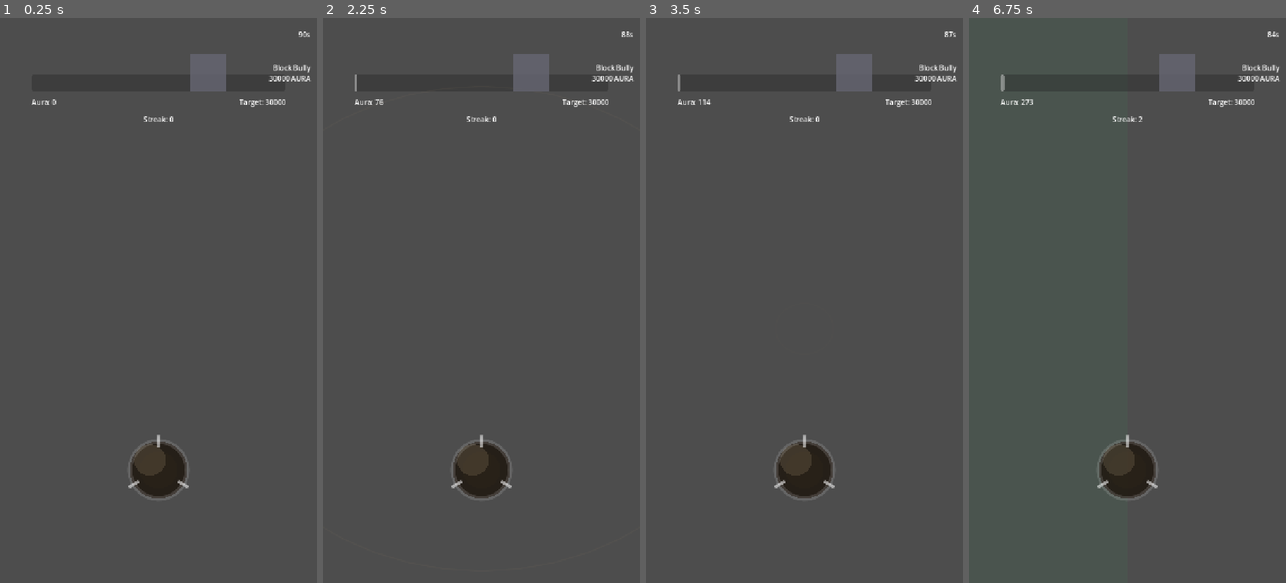
Above: before the commit, frames 1-4 (left to right).
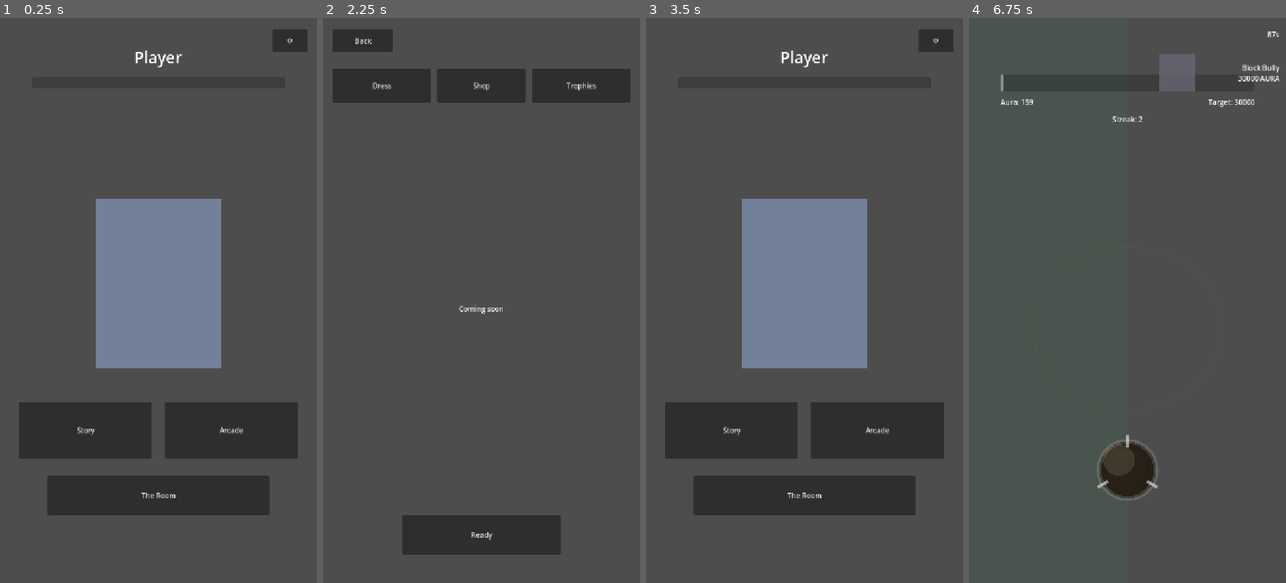
Above: after the commit, the same moments.

Repository: engjuliocez4r/auramax
Game: Godot game, scene res://scenes/home.tscn
The game is run twice, just before and just after one commit, with the same random seed, the same clock (stepped at 60 frames per second) and the same inputs. Before the commit the project starts from res://scenes/duel.tscn.
Inputs (mouse positions are in pixels of both pictures, inside the frame that each line leads up to):
- Up to frame 1 (0.25 s): no input
- Up to frame 2 (2.25 s): click (614, 40) at 0.5 s, where only the run after the commit has a clickable "⚙"; click (361, 40) at 1.25 s, where only the run after the commit has a clickable "Back"; click (481, 498) at 2 s, where only the run after the commit has a clickable "The Room"
- Up to frame 3 (3.5 s): click (684, 40) at 2.75 s, where only the run after the commit has a clickable "Back"
- Up to frame 4 (6.75 s): click (1054, 430) at 3.5 s, where only the run after the commit has a clickable "Story"; tap Enter at 4.25, 5.75 s; move the mouse to (1197, 272) at 4.27 s; click (1197, 272) at 4.42 s; tap Space at 5, 6.5 s; drag from (1064, 328) to (1111, 413) at 5.02 s; move the mouse to (1159, 176) at 5.77 s; click (1159, 176) at 5.92 s; drag from (1111, 413) to (1032, 215) at 6.52 s

The runs differ from the first frame. In frame 1, 27% of the frame differs, in the area x 6-99%, y 2-88%; in frame 2, 9.7%; in frame 3, 27%; in frame 4, less than 0.1%.

Commit message:
Skeleton screens: Home, The Room, and Settings, wired to existing systems

Diff:
--- a/assets/i18n/announcer_lines.csv
+++ b/assets/i18n/announcer_lines.csv
@@ -43,3 +43,16 @@
 game_over_watch_ad_button,Watch Video (+Time),Ver Vídeo (+Tempo),Ver Vídeo (+Tiempo),Voir la Vidéo (+Temps),Video Ansehen (+Zeit),Guarda Video (+Tempo)
 game_over_spend_coins_button,Spend %d Coins (+Time),Gastar %d Moedas (+Tempo),Gastar %d Monedas (+Tiempo),Dépenser %d Pièces (+Temps),%d Münzen Ausgeben (+Zeit),Spendi %d Monete (+Tempo)
 game_over_accept_defeat_button,Accept Defeat,Aceitar Derrota,Aceptar Derrota,Accepter la Défaite,Niederlage Akzeptieren,Accetta la Sconfitta
+ui_game_title,Auramax 67,Auramax 67,Auramax 67,Auramax 67,Auramax 67,Auramax 67
+ui_settings_icon,⚙,⚙,⚙,⚙,⚙,⚙
+ui_coming_soon,Coming soon,Em breve,Próximamente,Bientôt disponible,Demnächst,Prossimamente
+ui_flag_label,Flag,Bandeira,Bandera,Drapeau,Flagge,Bandiera
+ui_avatar_gender_label,Avatar Gender,Género do Avatar,Género del Avatar,Genre de l'Avatar,Avatar-Geschlecht,Genere Avatar
+nav_back_button,Back,Voltar,Volver,Retour,Zurück,Indietro
+home_story_button,Story,História,Historia,Histoire,Geschichte,Storia
+home_arcade_button,Arcade,Arcade,Arcade,Arcade,Arcade,Arcade
+home_the_room_button,The Room,O Quarto,La Habitación,La Chambre,Das Zimmer,La Stanza
+room_tab_dress,Dress,Vestir,Vestir,Habiller,Anziehen,Vestire
+room_tab_shop,Shop,Loja,Tienda,Boutique,Shop,Negozio
+room_tab_trophies,Trophies,Troféus,Trofeos,Trophées,Trophäen,Trofei
+room_ready_button,Ready,Pronto,Listo,Prêt,Bereit,Pronto
--- a/project.godot
+++ b/project.godot
@@ -11,7 +11,7 @@
 [application]
 
 config/name="Auramax 67"
-run/main_scene="res://scenes/duel.tscn"
+run/main_scene="res://scenes/home.tscn"
 config/features=PackedStringArray("4.7", "Mobile")
 config/icon="res://icon.svg"
 
--- /dev/null
+++ b/scenes/back_button.tscn
@@ -0,0 +1,11 @@
+[gd_scene load_steps=2 format=3]
+
+[ext_resource type="Script" path="res://scripts/back_button.gd" id="1"]
+
+[node name="BackHomeButton" type="Button"]
+anchor_left = 0.03
+anchor_right = 0.22
+anchor_top = 0.02
+anchor_bottom = 0.06
+text = ""
+script = ExtResource("1")
--- /dev/null
+++ b/scenes/home.tscn
@@ -0,0 +1,63 @@
+[gd_scene load_steps=2 format=3]
+
+[ext_resource type="Script" path="res://scripts/home.gd" id="1"]
+
+[node name="Home" type="Control"]
+anchor_right = 1.0
+anchor_bottom = 1.0
+script = ExtResource("1")
+
+[node name="NameLabel" type="Label" parent="."]
+anchor_left = 0.05
+anchor_right = 0.95
+anchor_top = 0.04
+anchor_bottom = 0.1
+mouse_filter = 2
+theme_override_font_sizes/font_size = 36
+horizontal_alignment = 1
+vertical_alignment = 1
+text = ""
+
+[node name="RankBar" type="ProgressBar" parent="."]
+anchor_left = 0.1
+anchor_right = 0.9
+anchor_top = 0.105
+anchor_bottom = 0.125
+mouse_filter = 2
+show_percentage = false
+
+[node name="SettingsButton" type="Button" parent="."]
+anchor_left = 0.86
+anchor_right = 0.97
+anchor_top = 0.02
+anchor_bottom = 0.06
+text = ""
+
+[node name="AvatarPlaceholder" type="ColorRect" parent="."]
+anchor_left = 0.3
+anchor_right = 0.7
+anchor_top = 0.32
+anchor_bottom = 0.62
+mouse_filter = 2
+color = Color(0.45, 0.5, 0.6, 1)
+
+[node name="StoryButton" type="Button" parent="."]
+anchor_left = 0.06
+anchor_right = 0.48
+anchor_top = 0.68
+anchor_bottom = 0.78
+text = ""
+
+[node name="ArcadeButton" type="Button" parent="."]
+anchor_left = 0.52
+anchor_right = 0.94
+anchor_top = 0.68
+anchor_bottom = 0.78
+text = ""
+
+[node name="TheRoomButton" type="Button" parent="."]
+anchor_left = 0.15
+anchor_right = 0.85
+anchor_top = 0.81
+anchor_bottom = 0.88
+text = ""
--- /dev/null
+++ b/scenes/settings.tscn
@@ -0,0 +1,168 @@
+[gd_scene load_steps=3 format=3]
+
+[ext_resource type="Script" path="res://scripts/settings.gd" id="1"]
+[ext_resource type="PackedScene" path="res://scenes/back_button.tscn" id="2"]
+
+[node name="Settings" type="Control"]
+anchor_right = 1.0
+anchor_bottom = 1.0
+script = ExtResource("1")
+
+[node name="BackButton" parent="." instance=ExtResource("2")]
+
+[node name="TitleLabel" type="Label" parent="."]
+anchor_left = 0.05
+anchor_right = 0.95
+anchor_top = 0.08
+anchor_bottom = 0.13
+mouse_filter = 2
+horizontal_alignment = 1
+vertical_alignment = 1
+text = ""
+
+[node name="MusicRow" type="Control" parent="."]
+anchor_left = 0.05
+anchor_right = 0.95
+anchor_top = 0.16
+anchor_bottom = 0.2
+
+[node name="Label" type="Label" parent="MusicRow"]
+anchor_right = 0.48
+anchor_bottom = 1.0
+mouse_filter = 2
+vertical_alignment = 1
+text = ""
+
+[node name="Slider" type="HSlider" parent="MusicRow"]
+anchor_left = 0.52
+anchor_right = 1.0
+anchor_bottom = 1.0
+
+[node name="AnnouncerRow" type="Control" parent="."]
+anchor_left = 0.05
+anchor_right = 0.95
+anchor_top = 0.22
+anchor_bottom = 0.26
+
+[node name="Label" type="Label" parent="AnnouncerRow"]
+anchor_right = 0.48
+anchor_bottom = 1.0
+mouse_filter = 2
+vertical_alignment = 1
+text = ""
+
+[node name="Slider" type="HSlider" parent="AnnouncerRow"]
+anchor_left = 0.52
+anchor_right = 1.0
+anchor_bottom = 1.0
+
+[node name="SfxRow" type="Control" parent="."]
+anchor_left = 0.05
+anchor_right = 0.95
+anchor_top = 0.28
+anchor_bottom = 0.32
+
+[node name="Label" type="Label" parent="SfxRow"]
+anchor_right = 0.48
+anchor_bottom = 1.0
+mouse_filter = 2
+vertical_alignment = 1
+text = ""
+
+[node name="Slider" type="HSlider" parent="SfxRow"]
+anchor_left = 0.52
+anchor_right = 1.0
+anchor_bottom = 1.0
+
+[node name="HapticsRow" type="Control" parent="."]
+anchor_left = 0.05
+anchor_right = 0.95
+anchor_top = 0.35
+anchor_bottom = 0.39
+
+[node name="Label" type="Label" parent="HapticsRow"]
+anchor_right = 0.48
+anchor_bottom = 1.0
+mouse_filter = 2
+vertical_alignment = 1
+text = ""
+
+[node name="Toggle" type="CheckButton" parent="HapticsRow"]
+anchor_left = 0.52
+anchor_right = 1.0
+anchor_bottom = 1.0
+text = ""
+
+[node name="LanguageRow" type="Control" parent="."]
+anchor_left = 0.05
+anchor_right = 0.95
+anchor_top = 0.42
+anchor_bottom = 0.46
+
+[node name="Label" type="Label" parent="LanguageRow"]
+anchor_right = 0.48
+anchor_bottom = 1.0
+mouse_filter = 2
+vertical_alignment = 1
+text = ""
+
+[node name="OptionButton" type="OptionButton" parent="LanguageRow"]
+anchor_left = 0.52
+anchor_right = 1.0
+anchor_bottom = 1.0
+
+[node name="NameRow" type="Control" parent="."]
+anchor_left = 0.05
+anchor_right = 0.95
+anchor_top = 0.49
+anchor_bottom = 0.53
+
+[node name="Label" type="Label" parent="NameRow"]
+anchor_right = 0.48
+anchor_bottom = 1.0
+mouse_filter = 2
+vertical_alignment = 1
+text = ""
+
+[node name="LineEdit" type="LineEdit" parent="NameRow"]
+anchor_left = 0.52
+anchor_right = 1.0
+anchor_bottom = 1.0
+
+[node name="FlagRow" type="Control" parent="."]
+anchor_left = 0.05
+anchor_right = 0.95
+anchor_top = 0.56
+anchor_bottom = 0.6
+
+[node name="Label" type="Label" parent="FlagRow"]
+anchor_right = 0.48
+anchor_bottom = 1.0
+mouse_filter = 2
+vertical_alignment = 1
+text = ""
+
+[node name="Placeholder" type="Button" parent="FlagRow"]
+anchor_left = 0.52
+anchor_right = 1.0
+anchor_bottom = 1.0
+text = ""
+
+[node name="AvatarGenderRow" type="Control" parent="."]
+anchor_left = 0.05
+anchor_right = 0.95
+anchor_top = 0.63
+anchor_bottom = 0.67
+
+[node name="Label" type="Label" parent="AvatarGenderRow"]
+anchor_right = 0.48
+anchor_bottom = 1.0
+mouse_filter = 2
+vertical_alignment = 1
+text = ""
+
+[node name="Placeholder" type="Button" parent="AvatarGenderRow"]
+anchor_left = 0.52
+anchor_right = 1.0
+anchor_bottom = 1.0
+text = ""
--- /dev/null
+++ b/scenes/the_room.tscn
@@ -0,0 +1,83 @@
+[gd_scene load_steps=3 format=3]
+
+[ext_resource type="Script" path="res://scripts/the_room.gd" id="1"]
+[ext_resource type="PackedScene" path="res://scenes/back_button.tscn" id="2"]
+
+[node name="TheRoom" type="Control"]
+anchor_right = 1.0
+anchor_bottom = 1.0
+script = ExtResource("1")
+
+[node name="BackButton" parent="." instance=ExtResource("2")]
+
+[node name="DressTab" type="Button" parent="."]
+anchor_left = 0.03
+anchor_right = 0.34
+anchor_top = 0.09
+anchor_bottom = 0.15
+text = ""
+
+[node name="ShopTab" type="Button" parent="."]
+anchor_left = 0.36
+anchor_right = 0.64
+anchor_top = 0.09
+anchor_bottom = 0.15
+text = ""
+
+[node name="TrophiesTab" type="Button" parent="."]
+anchor_left = 0.66
+anchor_right = 0.97
+anchor_top = 0.09
+anchor_bottom = 0.15
+text = ""
+
+[node name="DressPanel" type="Control" parent="."]
+anchor_left = 0.05
+anchor_right = 0.95
+anchor_top = 0.18
+anchor_bottom = 0.85
+
+[node name="PlaceholderLabel" type="Label" parent="DressPanel"]
+anchor_right = 1.0
+anchor_bottom = 1.0
+mouse_filter = 2
+horizontal_alignment = 1
+vertical_alignment = 1
+text = ""
+
+[node name="ShopPanel" type="Control" parent="."]
+visible = false
+anchor_left = 0.05
+anchor_right = 0.95
+anchor_top = 0.18
+anchor_bottom = 0.85
+
+[node name="PlaceholderLabel" type="Label" parent="ShopPanel"]
+anchor_right = 1.0
+anchor_bottom = 1.0
+mouse_filter = 2
+horizontal_alignment = 1
+vertical_alignment = 1
+text = ""
+
+[node name="TrophiesPanel" type="Control" parent="."]
+visible = false
+anchor_left = 0.05
+anchor_right = 0.95
+anchor_top = 0.18
+anchor_bottom = 0.85
+
+[node name="PlaceholderLabel" type="Label" parent="TrophiesPanel"]
+anchor_right = 1.0
+anchor_bottom = 1.0
+mouse_filter = 2
+horizontal_alignment = 1
+vertical_alignment = 1
+text = ""
+
+[node name="ReadyButton" type="Button" parent="."]
+anchor_left = 0.25
+anchor_right = 0.75
+anchor_top = 0.88
+anchor_bottom = 0.95
+text = ""
--- /dev/null
+++ b/scripts/back_button.gd
@@ -0,0 +1,13 @@
+extends Button
+class_name BackHomeButton
+## Shared "back to Home" control — every non-Home screen instances this
+## instead of duplicating the same scene-change call (navigation consistency
+## requirement alongside points 6/7).
+
+func _ready() -> void:
+	text = tr("nav_back_button")
+	pressed.connect(_on_pressed)
+
+
+func _on_pressed() -> void:
+	get_tree().change_scene_to_file("res://scenes/home.tscn")
--- /dev/null
+++ b/scripts/home.gd
@@ -0,0 +1,74 @@
+extends Control
+## Home screen (design point 6): player identity and rank progress in the
+## top spot, a placeholder avatar centered, and a deliberately unequal
+## button hierarchy below — Story/Arcade as the two big peers, The Room as
+## one medium button, Settings tucked into a small corner icon. Not four
+## equal buttons.
+##
+## No class_name: this is now the main scene's root script, parsed before
+## Godot is guaranteed to have scanned every custom class_name in the
+## project — see duel.gd's earlier revert of the same mistake.
+
+@export var rank_points_per_level: int = 100 # Placeholder rank-bar scale, mirrors ResultScreen's rank_per_level default until a shared rank curve exists.
+
+@onready var _name_label: Label = $NameLabel
+@onready var _rank_bar: ProgressBar = $RankBar
+@onready var _settings_button: Button = $SettingsButton
+@onready var _story_button: Button = $StoryButton
+@onready var _arcade_button: Button = $ArcadeButton
+@onready var _the_room_button: Button = $TheRoomButton
+
+
+func _ready() -> void:
+	_settings_button.text = tr("ui_settings_icon")
+	_story_button.text = tr("home_story_button")
+	_arcade_button.text = tr("home_arcade_button")
+	_the_room_button.text = tr("home_the_room_button")
+
+	_settings_button.pressed.connect(_on_settings_pressed)
+	_story_button.pressed.connect(_on_story_pressed)
+	_arcade_button.pressed.connect(_on_arcade_pressed)
+	_the_room_button.pressed.connect(_on_the_room_pressed)
+
+	GameState.player_name_changed.connect(_on_player_name_changed)
+	GameState.rank_points_changed.connect(_on_rank_progress_changed)
+	GameState.rank_changed.connect(_on_rank_progress_changed)
+
+	_update_name_label()
+	_update_rank_bar()
+
+
+func _on_player_name_changed(_new_name: String) -> void:
+	_update_name_label()
+
+
+func _on_rank_progress_changed(_value: int) -> void:
+	_update_rank_bar()
+
+
+func _update_name_label() -> void:
+	_name_label.text = GameState.player_name if not GameState.player_name.is_empty() else tr("ui_game_title")
+
+
+func _update_rank_bar() -> void:
+	_rank_bar.max_value = rank_points_per_level
+	_rank_bar.value = GameState.rank_points
+
+
+func _on_settings_pressed() -> void:
+	get_tree().change_scene_to_file("res://scenes/settings.tscn")
+
+
+func _on_story_pressed() -> void:
+	# Placeholder: the progression map (design point 40) doesn't exist yet,
+	# so Story jumps straight into the duel.
+	get_tree().change_scene_to_file("res://scenes/duel.tscn")
+
+
+func _on_arcade_pressed() -> void:
+	# Placeholder: real arcade behaviour (design point 18) doesn't exist yet.
+	get_tree().change_scene_to_file("res://scenes/duel.tscn")
+
+
+func _on_the_room_pressed() -> void:
+	get_tree().change_scene_to_file("res://scenes/the_room.tscn")
--- /dev/null
+++ b/scripts/settings.gd
@@ -0,0 +1,115 @@
+extends Control
+class_name SettingsScreen
+## Settings — no dedicated design point yet, but its contents are already
+## decided: per-bus volume, haptics and locale live in SettingsManager,
+## locale resolution in LocaleManager, identity fields in GameState (point
+## 51: editable after creation, never write-once). Visually a skeleton, but
+## every control except flag/avatar gender is live-bound, not faked. Flag
+## and avatar gender are placeholders because those systems don't exist yet.
+
+const VOLUME_BUSES := ["Music", "Announcer", "SFX"]
+
+@onready var _title_label: Label = $TitleLabel
+
+@onready var _music_label: Label = $MusicRow/Label
+@onready var _music_slider: HSlider = $MusicRow/Slider
+@onready var _announcer_label: Label = $AnnouncerRow/Label
+@onready var _announcer_slider: HSlider = $AnnouncerRow/Slider
+@onready var _sfx_label: Label = $SfxRow/Label
+@onready var _sfx_slider: HSlider = $SfxRow/Slider
+
+@onready var _haptics_label: Label = $HapticsRow/Label
+@onready var _haptics_toggle: CheckButton = $HapticsRow/Toggle
+
+@onready var _language_label: Label = $LanguageRow/Label
+@onready var _language_option: OptionButton = $LanguageRow/OptionButton
+
+@onready var _name_label: Label = $NameRow/Label
+@onready var _name_edit: LineEdit = $NameRow/LineEdit
+
+@onready var _flag_label: Label = $FlagRow/Label
+@onready var _flag_placeholder: Button = $FlagRow/Placeholder
+
+@onready var _avatar_gender_label: Label = $AvatarGenderRow/Label
+@onready var _avatar_gender_placeholder: Button = $AvatarGenderRow/Placeholder
+
+@onready var _bus_sliders: Dictionary = {
+	"Music": _music_slider,
+	"Announcer": _announcer_slider,
+	"SFX": _sfx_slider,
+}
+
+
+func _ready() -> void:
+	_refresh_static_text()
+	LocaleManager.locale_changed.connect(_on_locale_changed)
+
+	for bus_name in VOLUME_BUSES:
+		var slider: HSlider = _bus_sliders[bus_name]
+		slider.min_value = 0.0
+		slider.max_value = 1.0
+		slider.step = 0.01
+		slider.value = SettingsManager.get_bus_volume(bus_name)
+		slider.value_changed.connect(_on_volume_changed.bind(bus_name))
+
+	_haptics_toggle.button_pressed = SettingsManager.is_haptics_enabled()
+	_haptics_toggle.toggled.connect(SettingsManager.set_haptics_enabled)
+
+	_populate_locale_options()
+	_language_option.item_selected.connect(_on_locale_selected)
+
+	_name_edit.text = GameState.player_name
+	_name_edit.text_submitted.connect(_on_name_submitted)
+	_name_edit.focus_exited.connect(_on_name_focus_exited)
+
+	_flag_placeholder.disabled = true
+	_avatar_gender_placeholder.disabled = true
+
+
+func _refresh_static_text() -> void:
+	_title_label.text = tr("ui_settings_title")
+	_music_label.text = tr("ui_music_volume")
+	_announcer_label.text = tr("ui_announcer_volume")
+	_sfx_label.text = tr("ui_sfx_volume")
+	_haptics_label.text = tr("ui_haptics")
+	_language_label.text = tr("ui_language")
+	_name_label.text = tr("ui_player_name")
+	_flag_label.text = tr("ui_flag_label")
+	_avatar_gender_label.text = tr("ui_avatar_gender_label")
+	_flag_placeholder.text = tr("ui_coming_soon")
+	_avatar_gender_placeholder.text = tr("ui_coming_soon")
+
+
+func _on_locale_changed(_new_locale: String) -> void:
+	_refresh_static_text()
+	_populate_locale_options()
+
+
+func _on_volume_changed(value: float, bus_name: String) -> void:
+	SettingsManager.set_bus_volume(bus_name, value)
+
+
+func _populate_locale_options() -> void:
+	_language_option.clear()
+	var locales := LocaleManager.get_supported_locales()
+	var current := LocaleManager.get_current_locale()
+	for i in locales.size():
+		_language_option.add_item(locales[i].to_upper())
+		if locales[i] == current:
+			_language_option.select(i)
+
+
+func _on_locale_selected(index: int) -> void:
+	var locales := LocaleManager.get_supported_locales()
+	if index < 0 or index >= locales.size():
+		return
+	LocaleManager.set_locale(locales[index])
+
+
+func _on_name_submitted(new_text: String) -> void:
+	GameState.set_player_name(new_text)
+	_name_edit.text = GameState.player_name
+
+
+func _on_name_focus_exited() -> void:
+	_on_name_submitted(_name_edit.text)
--- /dev/null
+++ b/scripts/the_room.gd
@@ -0,0 +1,48 @@
+extends Control
+class_name TheRoomScreen
+## The Room (design point 7): Vestir/Loja/Troféus behind one shared space.
+## Skeleton only — tab switching just swaps placeholder panel visibility,
+## no inventory or shop logic yet. "Pronto" will eventually collapse the
+## menus down to just the dressed avatar in its scene (the "moment of
+## pride"); for now it's a plain shortcut back to Home, same as the
+## separate back button.
+
+enum Tab { DRESS, SHOP, TROPHIES }
+
+@onready var _dress_tab: Button = $DressTab
+@onready var _shop_tab: Button = $ShopTab
+@onready var _trophies_tab: Button = $TrophiesTab
+@onready var _dress_panel: Control = $DressPanel
+@onready var _shop_panel: Control = $ShopPanel
+@onready var _trophies_panel: Control = $TrophiesPanel
+@onready var _dress_label: Label = $DressPanel/PlaceholderLabel
+@onready var _shop_label: Label = $ShopPanel/PlaceholderLabel
+@onready var _trophies_label: Label = $TrophiesPanel/PlaceholderLabel
+@onready var _ready_button: Button = $ReadyButton
+
+
+func _ready() -> void:
+	_dress_tab.text = tr("room_tab_dress")
+	_shop_tab.text = tr("room_tab_shop")
+	_trophies_tab.text = tr("room_tab_trophies")
+	_ready_button.text = tr("room_ready_button")
+	_dress_label.text = tr("ui_coming_soon")
+	_shop_label.text = tr("ui_coming_soon")
+	_trophies_label.text = tr("ui_coming_soon")
+
+	_dress_tab.pressed.connect(_show_tab.bind(Tab.DRESS))
+	_shop_tab.pressed.connect(_show_tab.bind(Tab.SHOP))
+	_trophies_tab.pressed.connect(_show_tab.bind(Tab.TROPHIES))
+	_ready_button.pressed.connect(_on_ready_pressed)
+
+	_show_tab(Tab.DRESS)
+
+
+func _show_tab(tab: Tab) -> void:
+	_dress_panel.visible = tab == Tab.DRESS
+	_shop_panel.visible = tab == Tab.SHOP
+	_trophies_panel.visible = tab == Tab.TROPHIES
+
+
+func _on_ready_pressed() -> void:
+	get_tree().change_scene_to_file("res://scenes/home.tscn")
Not shown, changed: DESIGN.md
